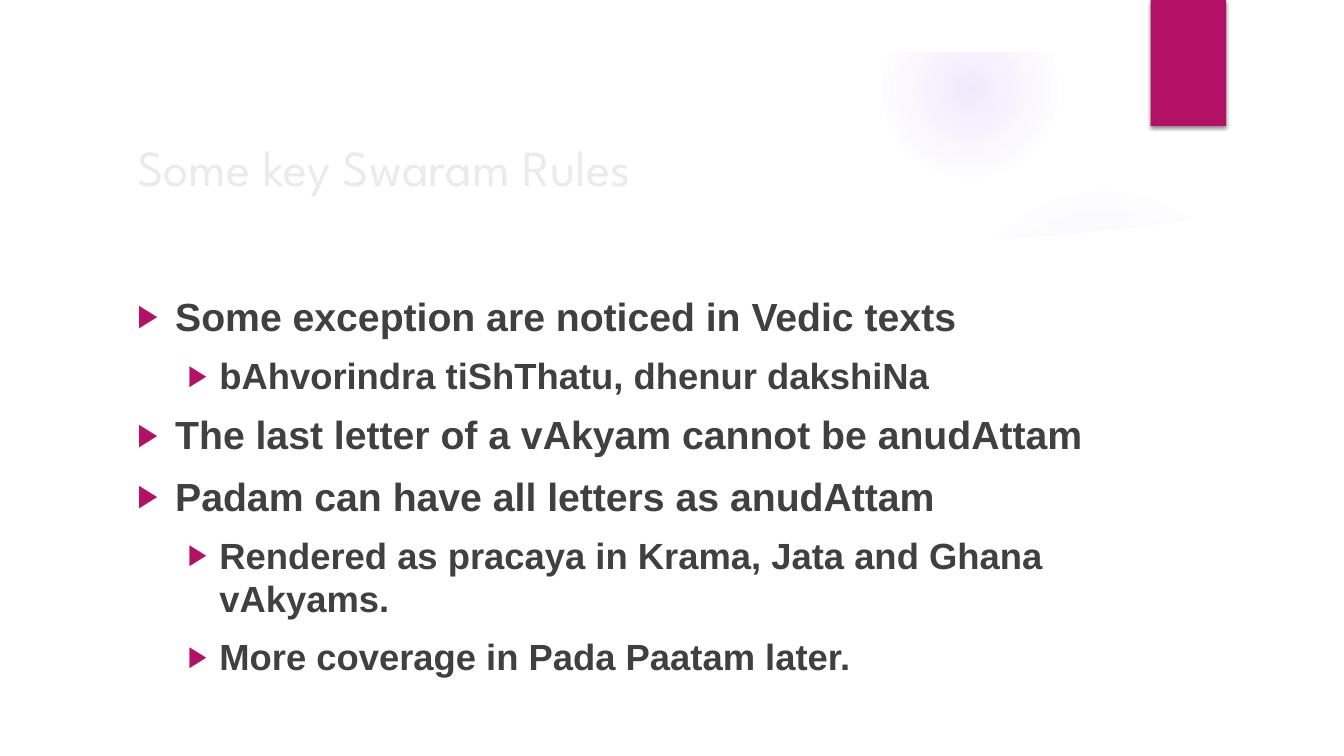
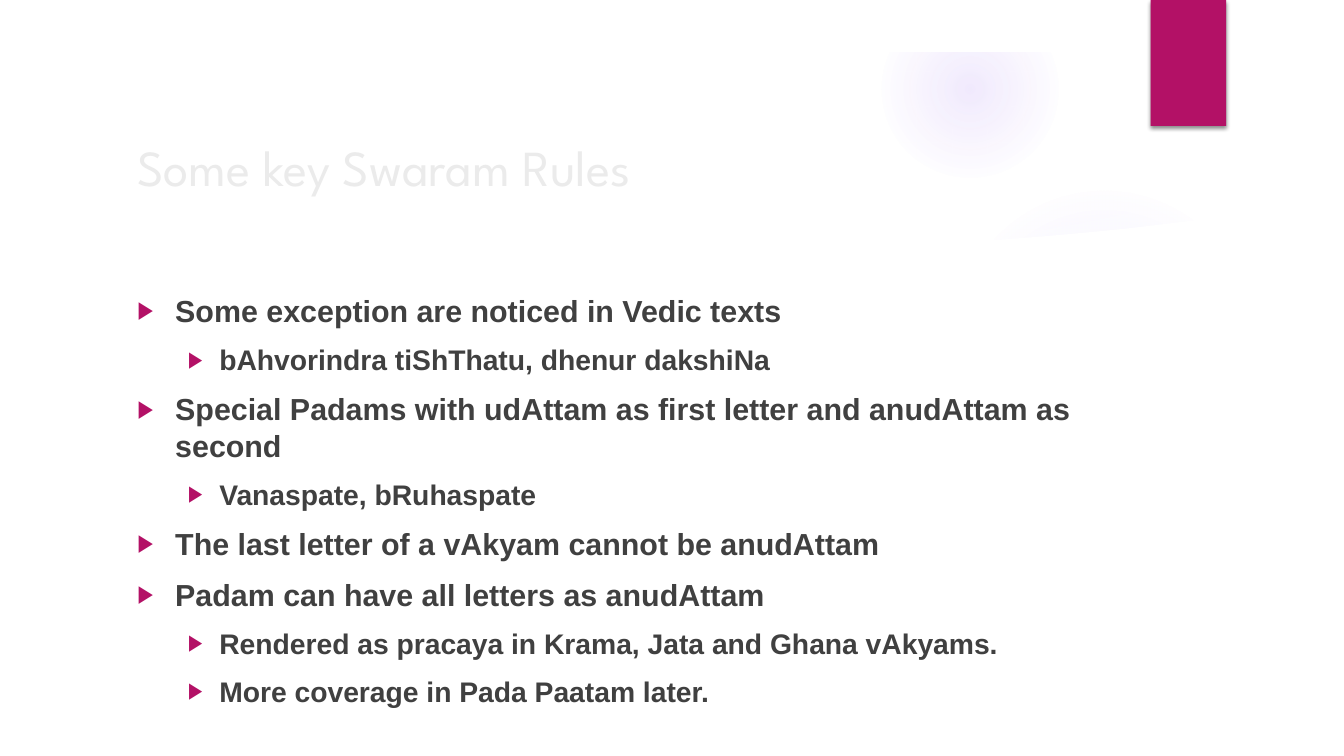
Before and after one commit to KYVeda/texts, a slide deck: slide 12 of Veda Lectures/Swaram Part 3.pptx. Drawn at 1344x756 pixels with LibreOffice and Linux fonts; fonts in the diff are those of the drawing; background and template pictures are left out. Boxes give left, top, right and bottom in pixels: in the first picture for what was removed or moved away, otherwise in the second. Text is boxed around its words. In the diff, an @@ line names an element or a change of style, - is before the commit and + after.

Commit message:
GS, Lecture PPT, Rudra Ghanam Pushed 24/01/2021

```diff
--- a/Veda Lectures/Swaram Part 3.pptx
+++ b/Veda Lectures/Swaram Part 3.pptx
@@ text at <box>175,300,998,708</box>: size 28 to 21.7 pt in "Some exception are noticed in Vedic texts", "The last letter of a vAkyam cannot ...", "Padam can have all letters as anudAttam"; size 26 to 20.1 pt in "bAhvorindra tiShThatu, dhenur dakshiNa", "Rendered as pracaya in Krama, Jata and ...", "More coverage in Pada Paatam later." @@
@@ text at <box>175,398,1070,511</box>: paragraphs added @@
+▶ Special Padams with udAttam as first letter and anudAttam as second
+  ▶ Vanaspate, bRuhaspate
```
Also in this commit, not shown: 1 other slide changed, 4 other files.
